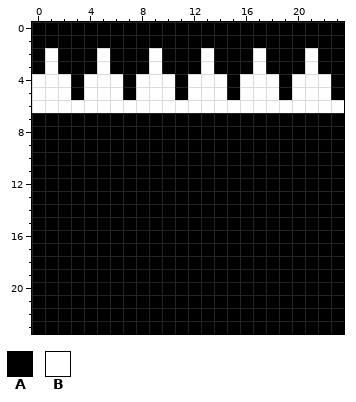
One commit to this pixel-art sprite: examples/platformer/assets/spikes.png. This is how it looked before the edit.
The file is 24x24 pixels.
Palette (. is transparent): A #000000  B #ffffff
Pixels before, first column x 0:
 0 AAAAAAAAAAAAAAAAAAAAAAAA
 1 AAAAAAAAAAAAAAAAAAAAAAAA
 2 ABAAABAAABAAABAAABAAABAA
 3 ABAAABAAABAAABAAABAAABAA
 4 BBBABBBABBBABBBABBBABBBA
 5 BBBABBBABBBABBBABBBABBBA
 6 BBBBBBBBBBBBBBBBBBBBBBBB
 7 AAAAAAAAAAAAAAAAAAAAAAAA
 8 AAAAAAAAAAAAAAAAAAAAAAAA
 9 AAAAAAAAAAAAAAAAAAAAAAAA
10 AAAAAAAAAAAAAAAAAAAAAAAA
11 AAAAAAAAAAAAAAAAAAAAAAAA
12 AAAAAAAAAAAAAAAAAAAAAAAA
13 AAAAAAAAAAAAAAAAAAAAAAAA
14 AAAAAAAAAAAAAAAAAAAAAAAA
15 AAAAAAAAAAAAAAAAAAAAAAAA
16 AAAAAAAAAAAAAAAAAAAAAAAA
17 AAAAAAAAAAAAAAAAAAAAAAAA
18 AAAAAAAAAAAAAAAAAAAAAAAA
19 AAAAAAAAAAAAAAAAAAAAAAAA
20 AAAAAAAAAAAAAAAAAAAAAAAA
21 AAAAAAAAAAAAAAAAAAAAAAAA
22 AAAAAAAAAAAAAAAAAAAAAAAA
23 AAAAAAAAAAAAAAAAAAAAAAAA
The same view after the edit:
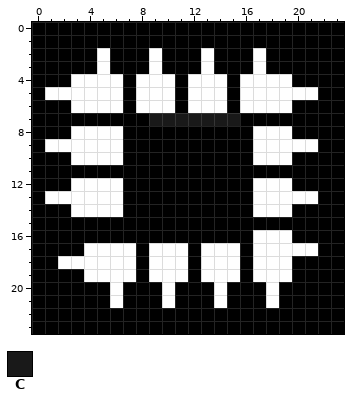
Colours new in this view: C #191919
Difference:
Colour B gives way to colour A in rows 2 to 3 at x 1 and 21; in row 4 at x 0 to 2 and 20 to 22; in row 5 at x 0 and 22; in row 6 at x 0 to 2, 7, 11, 15 and 20 to 23.
Colour A gives way to colour B in rows 4 to 5 at x 3 and 19; in row 8 at x 3 to 6 and 17 to 19; in row 9 at x 1 to 6 and 17 to 21; in row 10 at x 3 to 6 and 17 to 19; in row 12 at x 3 to 6 and 17 to 19; in row 13 at x 1 to 6 and 17 to 21.
Colour A gives way to colour B in row 14 at x 3 to 6 and 17 to 19; in row 16 at x 17 to 19; in row 17 at x 4 to 7, 9 to 11, 13 to 15 and 17 to 21; in row 18 at x 2 to 7, 9 to 11, 13 to 15 and 17 to 19; in row 19 at x 4 to 7, 9 to 11, 13 to 15 and 17 to 19; in rows 20 to 21 at x 6, 10, 14 and 18.
Colour A gives way to colour C in row 7 at x 9 to 15.
